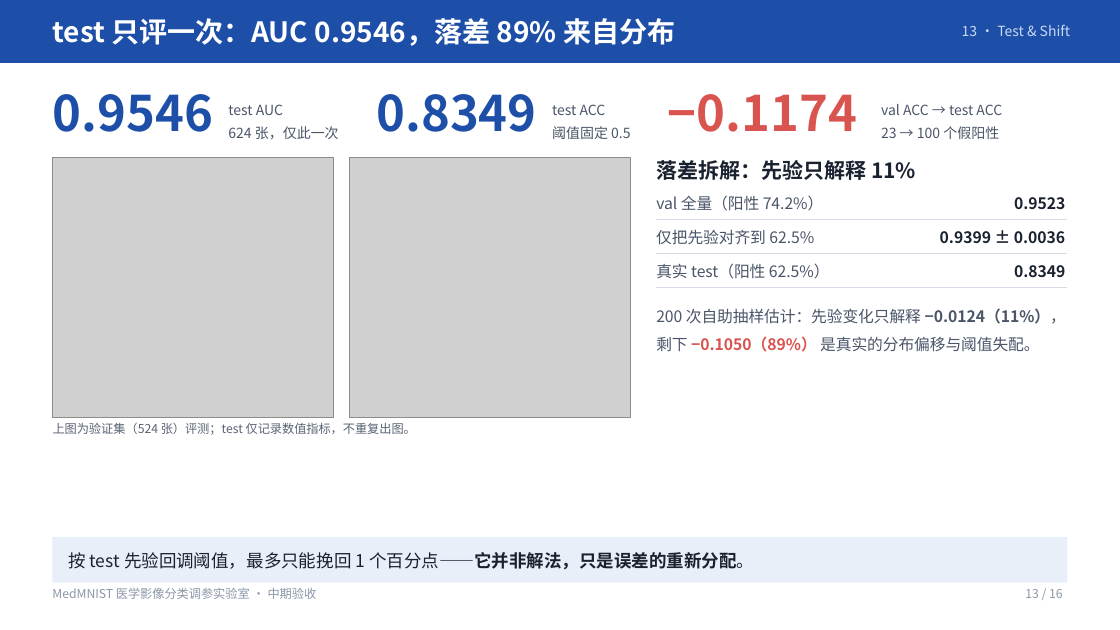
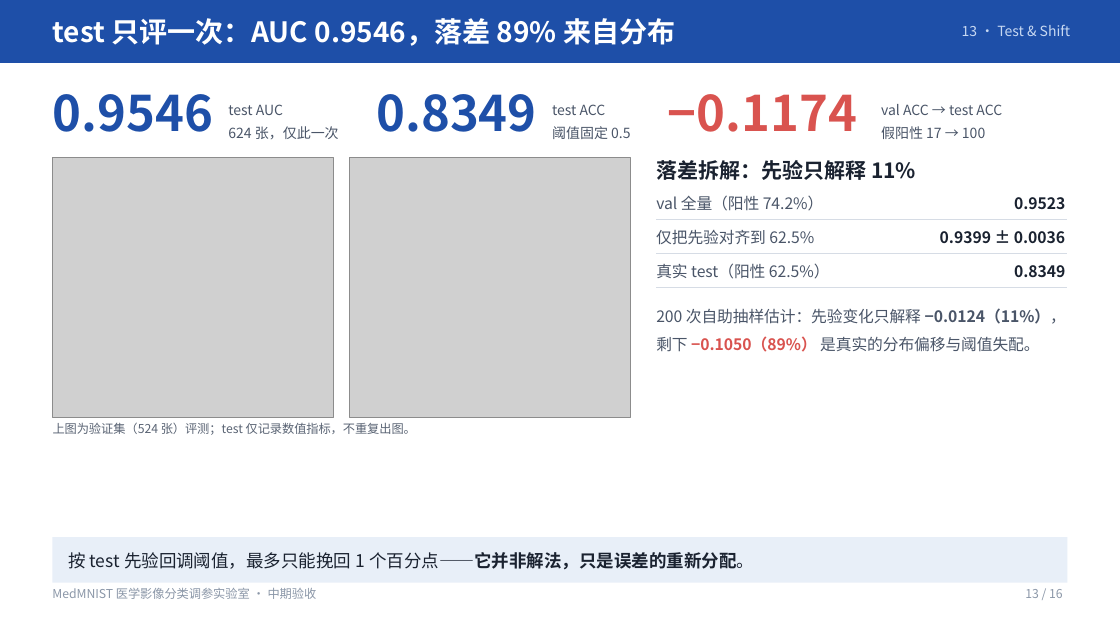
Before and after one commit to via453/medmnist-tuning-lab, a slide deck: slide 13 of MedMNIST调参实验室_汇报_学术版/MedMNIST调参实验室_汇报_学术版.pptx. Drawn at 1120x630 pixels with LibreOffice and Linux fonts; fonts in the diff are those of the drawing; grey boxes stand for pictures. Boxes give left, top, right and bottom in pixels: in the first picture for what was removed or moved away, otherwise in the second. Text is boxed around its words. In the diff, an @@ line names an element or a change of style, - is before the commit and + after.

```diff
--- a/MedMNIST调参实验室_汇报_学术版/MedMNIST调参实验室_汇报_学术版.pptx
+++ b/MedMNIST调参实验室_汇报_学术版/MedMNIST调参实验室_汇报_学术版.pptx
@@ text at box(881, 126, 985, 139): text changed @@
-23 → 100 个假阳性
+假阳性 17 → 100
```
Also in this commit, not shown: 1 other slide changed, 14 other files.
